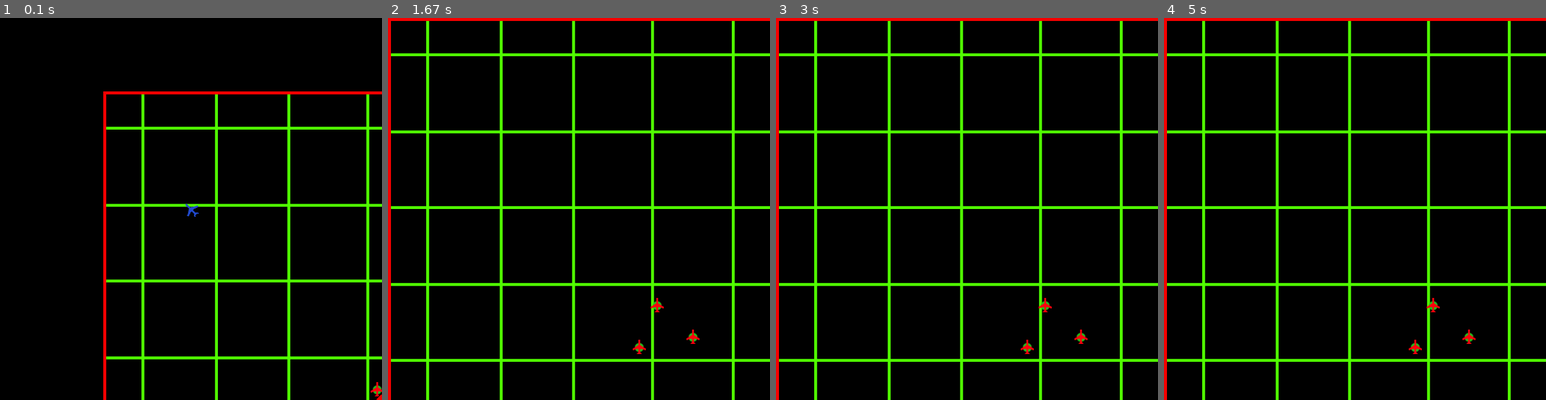
Above: before the commit, frames 1-4 (left to right).
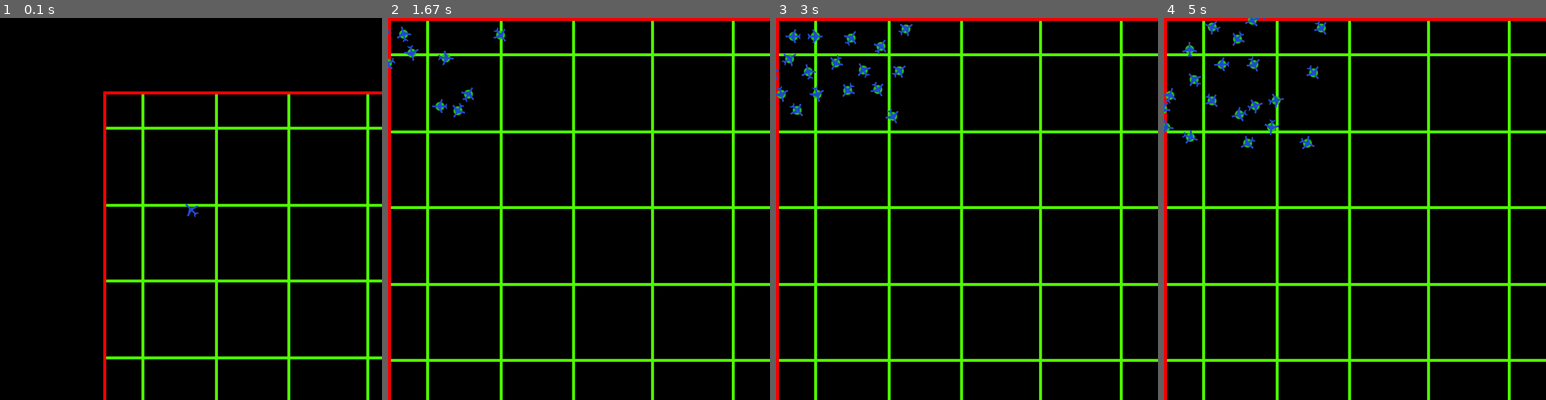
Above: after the commit, the same moments.

Repository: Mi-LeV/AWACS
Game: pygame game, started from main.py
The game is run twice, just before and just after one commit, with the same random seed, the same clock (stepped at 60 frames per second) and the same inputs.
Inputs (mouse positions are in pixels of both pictures, inside the frame that each line leads up to):
- Up to frame 1 (0.1 s): no input
- Up to frame 2 (1.67 s): hold N 0.33-0.8 s; move the mouse to (563, 228) at 0.37 s; hold K 0.83-1.3 s; move the mouse to (487, 212) at 0.87 s; tap B at 0.9, 1.2, 1.4 s
- Up to frame 3 (3 s): tap B at 1.7, 1.9, 2.23, 2.53, 2.73 s; tap K at 2.32 s
- Up to frame 4 (5 s): tap B at 3.03, 3.3, 3.63, 4.07, 4.47, 4.77 s; tap K at 3.72 s

The runs differ from the first frame. In frame 1, less than 0.1% of the frame differs, in the area x 97-100%, y 95-100%; in frame 2, 0.7%; in frame 3, 1.4%; in frame 4, 1.5%, in the area x 0-82%, y 0-88%.

Commit message:
ajout de musiques C00L + patchs mineurs

Diff:
--- a/classes.py
+++ b/classes.py
@@ -59,7 +59,7 @@
     @staticmethod
     def spawnGroup(x,y,friendly,number):
         for i in range(number):
-            IaPlane(x+randrange(-100,100,20),y+randrange(-100,100,20),friendly)
+            IaPlane(x+randrange(-100,100,30),y+randrange(-100,100,30),friendly)
 
 
 
--- a/main.py
+++ b/main.py
@@ -18,12 +18,12 @@
 pygame.display.set_icon(pygame.image.load(var.img_icon))#icone de la fenetre
 affFenetre = True
 
-#pygame.mixer.music.load("background_music.mp3")#musique de fond
-#pygame.mixer.music.play()
+pygame.mixer.music.load(var.music_bigfoot)#musique de fond
+pygame.mixer.music.load(var.music_smash)#musique de fond
+pygame.mixer.music.play()
 
 ##debut des evenements
 Player = classes.PlayerPlane(150,200,True)
-classes.utility.spawnGroup(500,500,False,5)
 
 while affFenetre:
     clock = pygame.time.Clock()
@@ -41,8 +41,10 @@
         if event.type == KEYDOWN and event.key == K_k:#on crée un nouv player et on le met dans playerlist
             try:var.playerList[0].delete()
             except IndexError:pass
-        if event.type == KEYDOWN and event.key == K_n:#on crée un nouv player et on le met dans playerlist
+        if event.type == KEYDOWN and event.key == K_n:
             classes.utility.spawnGroup(1000,1000,False,5)
+        if event.type == KEYDOWN and event.key == K_b:
+            classes.utility.spawnGroup(100,100,True,5)
 
 
     for objet in var.refreshList:#boucle de mouvement
--- a/variables.py
+++ b/variables.py
@@ -22,3 +22,6 @@
 img_blue_player = 'images/img_sprite_plane_blue_player.png'
 img_blue_IA = 'images/img_sprite_plane_blue_IA.png'
 img_sprite_missile = 'images/img_sprite_missile.png'
+
+music_smash = 'smash.mp3'
+music_bigfoot = 'bigfoot.mp3'
Not shown, changed: roadmap
Not shown, changed: background_music.mp3
Not shown, added: bigfoot.mp3
Not shown, added: smash.mp3
